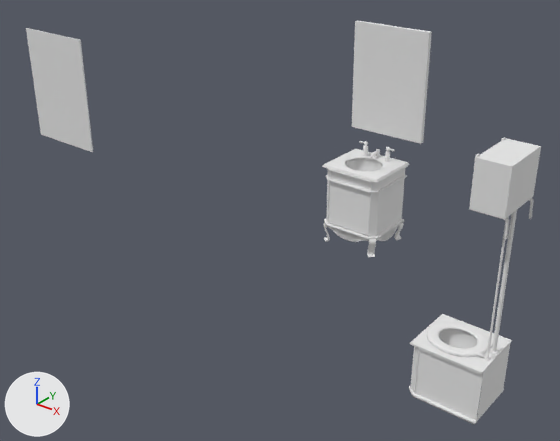
An edit to the Blender file Assets/models/floor_2/bathroom_e/sink.blend, drawn before and after from the same camera.
Rendered twice from a camera (50 mm lens) standing at (6.8, -17.6, 13.6) and looking at (-8.2, 1.2, 2.0). Every picture has the same lights, and +X, +Y and +Z are marked at lower left.

Script lines for the objects in view, before the commit:
```python
ob_cube = bpy.data.objects.new('Cube', me_cube_006)
ob_cube.location = (-16.25, -1.37, 5.66)
ob_cube.scale = (1.5, 0.025, 2.0)
ob_pipe_n_002 = bpy.data.objects.new('pipe_n.002', me_cylinder_006)
ob_pipe_n_002.parent = ob_toilet
ob_pipe_n_002.location = (-7.359, 5.162, 3.772)
ob_pipe_n_002.rotation_euler = (0.0, 0.0, 1.571)  # degrees (0, 0, 90)
ob_pipe_n_002.scale = (0.0584, 0.0584, 2.21)
ob_tank = bpy.data.objects.new('tank', me_cube_023)
ob_tank.parent = ob_toilet
ob_tank.location = (-7.25, 4.874, 6.539)
ob_tank.scale = (0.818, 0.441, 0.645)
ob_wall_mount = bpy.data.objects.new('wall_mount', me_plane)
ob_wall_mount.parent = ob_toilet
ob_wall_mount.location = (-7.95, 6.118, 5.838)
ob_wall_mount.rotation_euler = (3.142, 0.0, 0.0)  # degrees (180, 0, 0)
ob_wall_mount.scale = (0.05, 0.415, 0.415)
# also in view: 'base.002' at (-7.3, 4.1, 1.7); 'bowl' at (-0.3, -1.1, 1.3); 'top' at (-7.3, 5.1, 3.0); 'base.001' at (-0.2, -1.1, 0.8); 'base_top' at (-0.2, -1.1, 1.7)
```
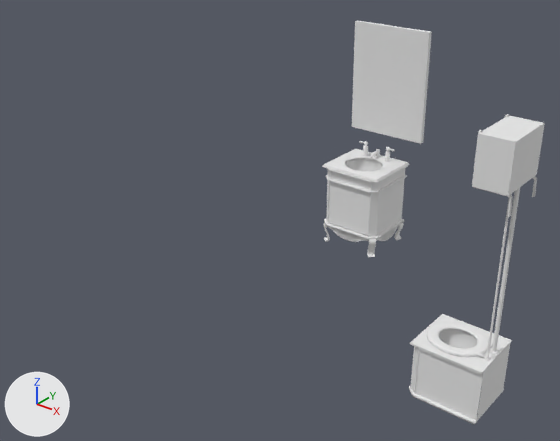
Where the change shows, as pixel boxes [x1, y1, x2, y2] in the pictures (560 x 441 px):
'tank', moved: before [469, 138, 541, 219]; after [472, 116, 545, 196]
'Cube', deleted: before [26, 28, 93, 152]
'wall_mount', moved: before [529, 198, 534, 219]; after [532, 176, 537, 197]

Edits to the bpy script that builds the scene:
```text
Change ob_tank:
    ob_tank.location: (-7.25, 4.874, 6.539) -> (-7.25, 4.874, 7.115)
Change ob_wall_mount:
    ob_wall_mount.location: (-7.95, 6.118, 5.838) -> (-7.95, 6.118, 6.414)
Remove ob_cube:
    ob_cube = bpy.data.objects.new('Cube', me_cube_006)
    ob_cube.location = (-16.25, -1.37, 5.66)
    ob_cube.scale = (1.5, 0.025, 2.0)
```
